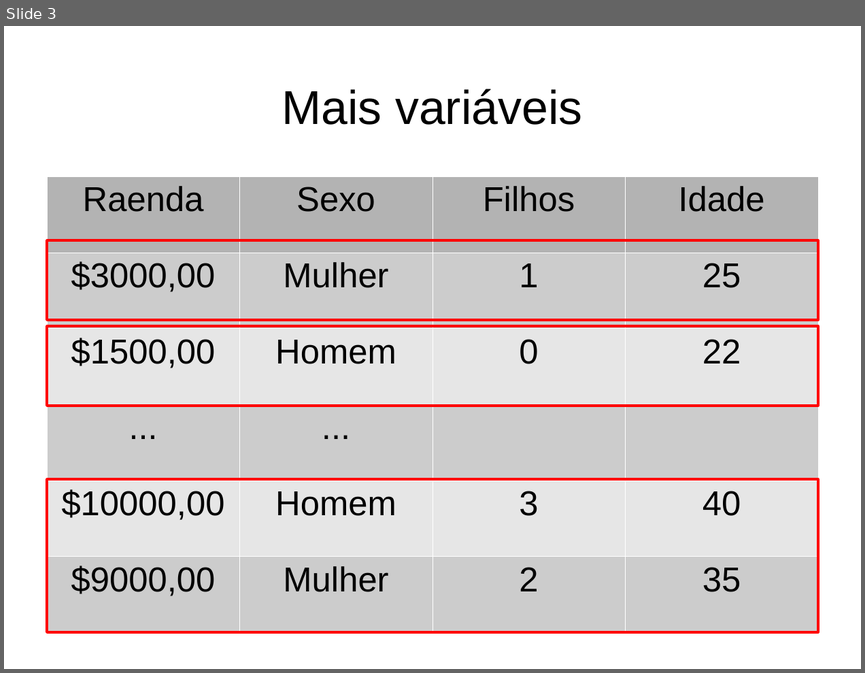
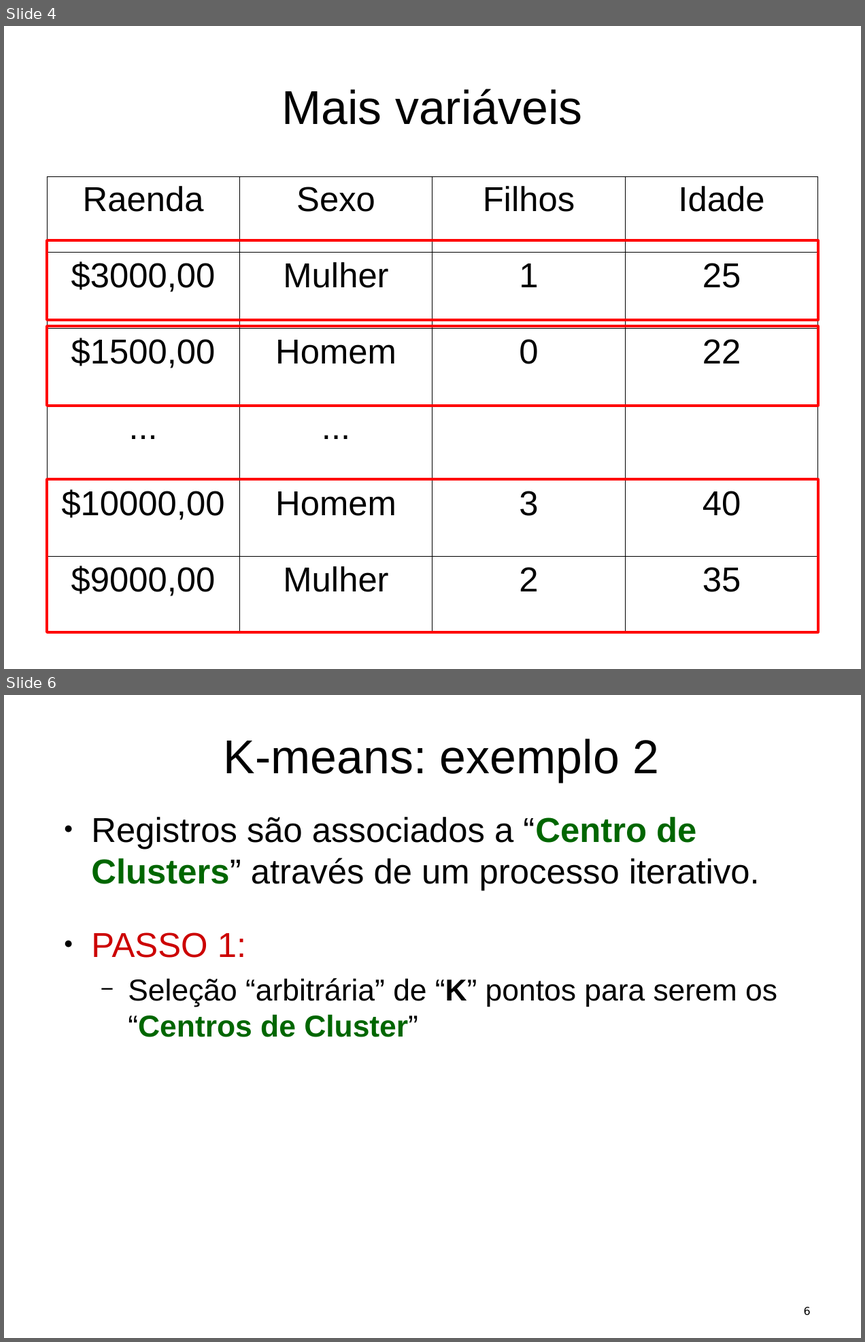
Before and after one commit to flaviobarros/lombz_cluster, a slide deck: Cluster.odp. Shown one above the other, each under a label of ours: slide 3 before the commit, slides 4 and 6 after it; the slides between them are not shown. The pictures are 865x673 and 865x1342 pixels, drawn with LibreOffice and Linux fonts; fonts in the diff are those of the drawing. Boxes give left, top, right and bottom in pixels: in the first picture for what was removed or moved away, otherwise in the second. Text is boxed around its words. In the diff, an @@ line names an element or a change of style, - is before the commit and + after.

Commit message:
Incluindo exemplo do k-means.

```diff
--- a/Cluster.odp
+++ b/Cluster.odp
@@ slide 6 added at bbox=[4, 695, 861, 1338], background #FFFFFF @@
@@ title added at bbox=[224, 739, 659, 782], 44 pt, text #000000 @@
+K-means: exemplo 2
@@ text added at bbox=[91, 817, 777, 1037], 32 pt, text #000000 @@
+● Registros são associados a “Centro de Clusters” através de um processo iterativo.
+● PASSO 1:
+  − Seleção “arbitrária” de “K” pontos para serem os “Centros de Cluster”
@@ page number added at bbox=[804, 1306, 810, 1315], 10 pt, text #000000 @@
+6
@@ what was slide 3 is now slide 4 @@
@@ slide 4 changed as well @@
@@ table at bbox=[47, 176, 818, 632] @@
@@ fill #B3B3B3 to none in row 1 @@
@@ fill #CCCCCC to none in 10 cells @@
@@ fill #E6E6E6 to none in 8 cells @@
@@ borders changed @@
```
Also in this commit, not shown: 2 other slides changed, 10 other slides added.
